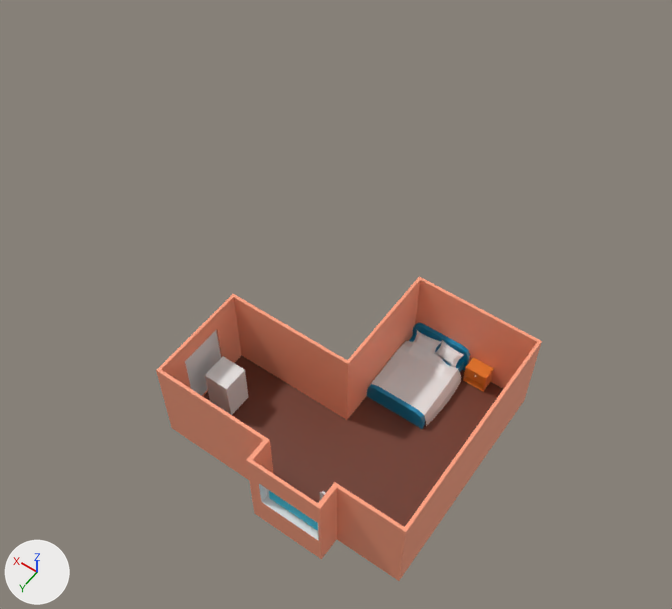
Renders of the FBX model Assets/Models/FutureHouse.fbx from each side of a commit.
One viewpoint serves both versions: a camera (50 mm lens) standing at (-4.26, 5.48, 12.52) and looking at (1.26, -2.26, 0.36). The lights are fixed; the arrows at lower left show +X, +Y and +Z. Where no turn or scale is listed for an object, it has been applied to the vertices.

In view in the first picture: 'Bed', 'Comforter', 'Door', 'Floor', 'PlayerRef', 'Structure', 'Window'.
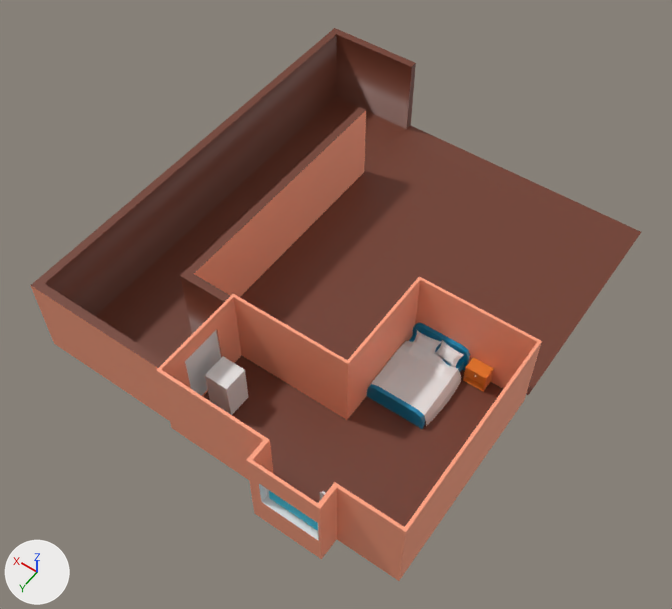
What differs and where, as boxes [x1, y1, x2, y2] in the pictures (672 x 609 px):
'Floor.001', added (brown): after [30, 28, 416, 421]
    faces in mat_material_001 (brown #713c2b): [31, 28, 416, 368]
    faces in mat_walls (orange #ffa17f): [30, 111, 366, 421]
'Floor.002', added (brown): after [287, 125, 535, 307]
'Floor.004', added (brown): after [447, 216, 617, 395]
'Floor.003', added (brown): after [240, 250, 392, 419]
'Floor.005', added (brown): after [509, 183, 641, 267]

Edits to the bpy script that builds the scene:
```text
Add me_cube_030:
    me_cube_030.from_pydata([(1.06, 1.74, 0.0), (-1.09, 1.74, 0.0), (1.06, -1.51, 0.0), (-1.09, -1.51, 0.0)], [], [(2, 0, 1, 3)])
    me_cube_030.materials.append(mat_material_001)  # brown #713c2b
Add me_cube_031:
    me_cube_031.from_pydata([(1.06, -2.54, 0.0), (-1.09, -2.54, 0.0), (1.06, -1.51, 0.0), (-1.09, -1.51, 0.0)], [], [(0, 2, 3, 1)])
    me_cube_031.materials.append(mat_material_001)  # brown #713c2b
Add me_cube_024:
    me_cube_024.from_pydata([(0.73, -7.76, 0.0), (0.73, -3.7, 0.0), (-2.1, -7.76, 0.0), (-2.1, -3.7, 0.0)], [], [(0, 1, 3, 2)])
    me_cube_024.materials.append(mat_material_001)  # brown #713c2b
Add me_cube_029:
    me_cube_029.from_pydata([(1.46, -1.13, 0.0), (1.46, 1.13, 0.0), (-1.46, -1.13, 0.0), (-1.46, 1.13, 0.0)], [], [(0, 1, 3, 2)])
    me_cube_029.materials.append(mat_material_001)  # brown #713c2b
Add me_cube_018:
    me_cube_018.from_pydata(...)  # 40 vertices, 47 faces; spans x -0.04..2.59, y -7.06..0.86, z 0.0..1.52
    # faces by material slot: [16, 31]
    me_cube_018.materials.append(mat_walls)  # orange #ffa17f
    me_cube_018.materials.append(mat_material_001)  # brown #713c2b
Add ob_floor_004:
    ob_floor_004 = bpy.data.objects.new('Floor.004', me_cube_030)
    ob_floor_004.location = (-1.03, -4.49, 0.04)
Add ob_floor_005:
    ob_floor_005 = bpy.data.objects.new('Floor.005', me_cube_031)
    ob_floor_005.location = (-1.03, -4.49, 0.04)
Add ob_floor_002:
    ob_floor_002 = bpy.data.objects.new('Floor.002', me_cube_024)
    ob_floor_002.location = (2.11, 0.73, 0.04)
Add ob_floor_003:
    ob_floor_003 = bpy.data.objects.new('Floor.003', me_cube_029)
    ob_floor_003.location = (1.46, -1.84, 0.04)
Add ob_floor_001:
    ob_floor_001 = bpy.data.objects.new('Floor.001', me_cube_018)
    ob_floor_001.location = (2.11, 0.03, 0.04)
```
